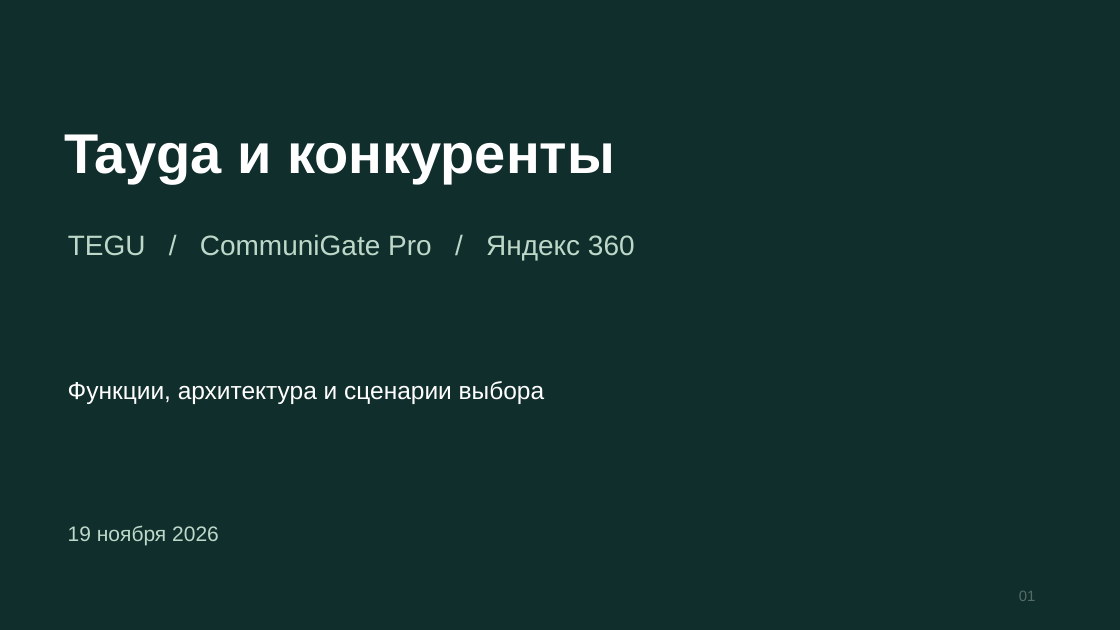
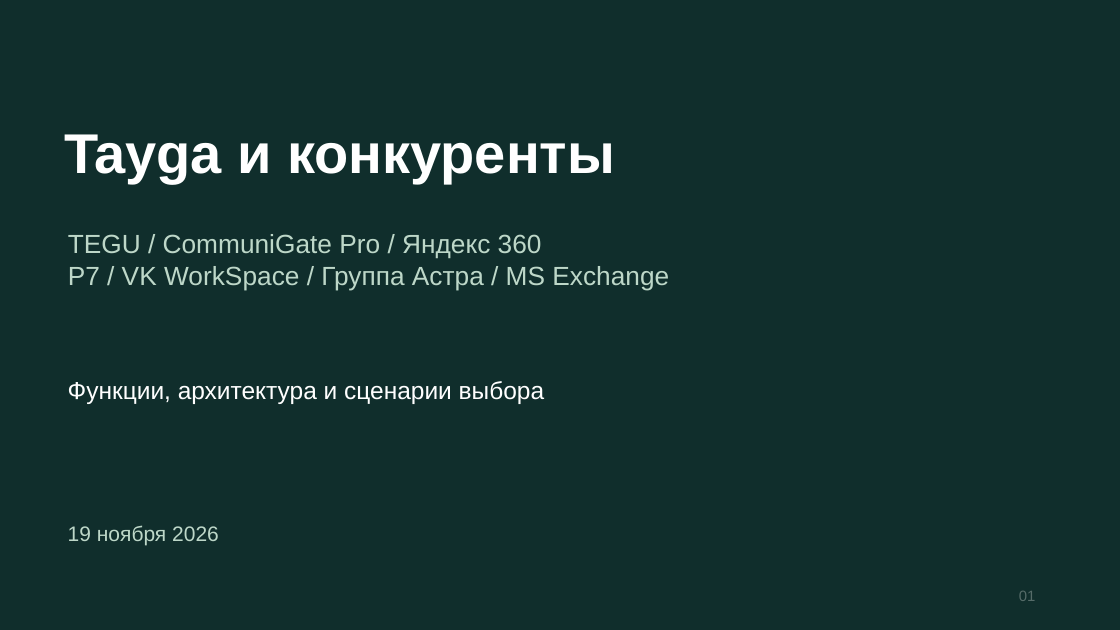
Before and after one commit to rkislov/tayga-mail-server, a slide deck: slide 1 of docs/presentations/tayga-competitors-2026-11-19.pptx. Drawn at 1120x630 pixels with LibreOffice and Linux fonts; fonts in the diff are those of the drawing. Boxes give left, top, right and bottom in pixels: in the first picture for what was removed or moved away, otherwise in the second. Text is boxed around its words. In the diff, an @@ line names an element or a change of style, - is before the commit and + after.

Commit message:
docs: compare collaboration and mobile sync against Exchange across eight solutions

```diff
--- a/docs/presentations/tayga-competitors-2026-11-19.pptx
+++ b/docs/presentations/tayga-competitors-2026-11-19.pptx
@@ text at (x1=68, y1=234, x2=542, y2=258): size 24 to 22.5 pt in "TEGU / CommuniGate Pro / Яндекс 360" @@
@@ text at (x1=68, y1=266, x2=669, y2=290): paragraph added @@
+Р7 / VK WorkSpace / Группа Астра / MS Exchange
```
Also in this commit, not shown: 2 other slides changed, 18 slides added, 2 other files.
